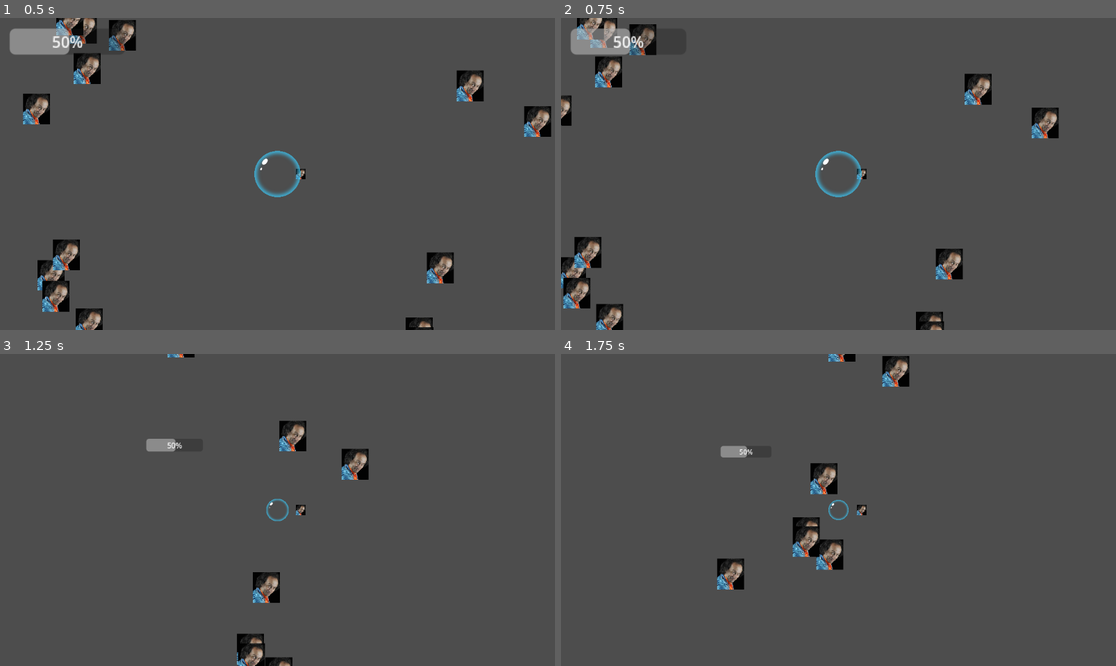
Above: before the commit, frames 1-4 (two rows, left to right).
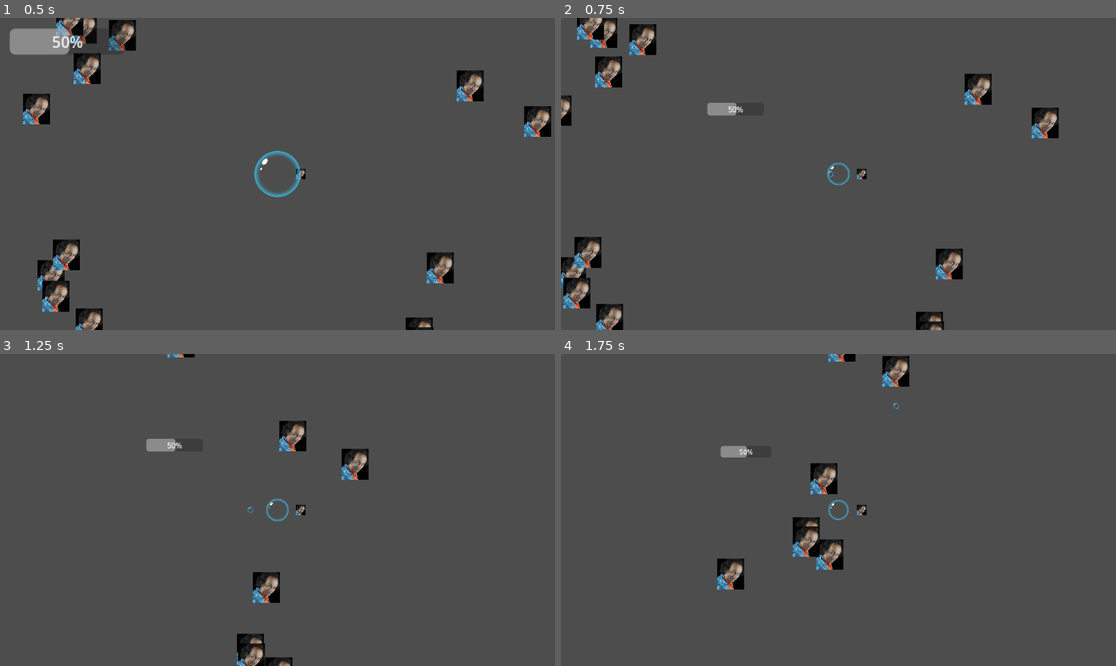
Above: after the commit, the same moments.

Repository: Zodayan/BubbleSurvivor
Game: Godot game, scene res://scenes/game.tscn
Same seed, same stepped clock (60 frames per second), same inputs: the game is played once before the commit and once after it.
Inputs (mouse positions are in pixels of both pictures, inside the frame that each line leads up to):
- Up to frame 1 (0.5 s): no input
- Up to frame 2 (0.75 s): move the mouse to (960, 158) at 0.52 s; press the mouse at (960, 158) at 0.53 s; hold Right (right) from 0.53 s (still down)
- Up to frame 3 (1.25 s): keep holding Right (right)
- Up to frame 4 (1.75 s): move the mouse to (727, 525) at 1.27 s; release Right (right) at 1.28 s; release the mouse at (727, 525) at 1.28 s; hold Down (down) from 1.28 s (still down); click (727, 525) at 1.35 s

Frame 1 is identical in both runs. In frame 2, 1.8% of the frame differs, in the area x 1-55%, y 3-58%; in frame 3, less than 0.1%; in frame 4, less than 0.1%.

Commit message:
Ca avance encore sur le projectiles

Diff:
--- a/bubblesurvior/scenes/projectile_simple.tscn
+++ b/bubblesurvior/scenes/projectile_simple.tscn
@@ -1,6 +1,6 @@
 [gd_scene load_steps=4 format=3 uid="uid://ckygifgyphed5"]
 
-[ext_resource type="Script" path="res://scenes/projectile_simple.gd" id="1_wqur2"]
+[ext_resource type="Script" path="res://scripts/projectiles/projectile_simple.gd" id="1_wqur2"]
 [ext_resource type="Texture2D" uid="uid://dtb45tpe78spr" path="res://assets/sprite/Coloured/16x16/bubble_3.png" id="2_hh6e7"]
 
 [sub_resource type="CircleShape2D" id="CircleShape2D_bsjtg"]
--- a/bubblesurvior/scripts/projectiles/projectile.gd
+++ b/bubblesurvior/scripts/projectiles/projectile.gd
@@ -1,16 +1,16 @@
 extends Area2D
 class_name Projectile
 
-var vitesse: float = 1
+var vitesse: float = 200
 var direction: Vector2 = Vector2(1, 0)
 var penetration: int = 1
 var arme_associee = Weapon
 
-func _on_body_enter(body: Node2D) -> void:
-
+func _on_area_entered(area: Area2D) -> void:
+	print("michel")
 	# Si on touche un ennemi, on lui inflige des dégats
-	if body.is_class("Enemy"):
-		var ennemi_touche: Enemy = body
+	if area.is_class("Enemy"):
+		var ennemi_touche: Enemy = area
 		ennemi_touche.deal_damage(arme_associee.degats)
 		penetration -= 1
 
@@ -18,3 +18,7 @@
 	#il est donc détruit
 	if penetration == 0:
 		queue_free()
+
+func _process(delta: float) -> void:
+	position.x += direction.x * delta * vitesse
+	position.y += direction.y * delta * vitesse
--- a/bubblesurvior/scripts/weapons/pistolet.gd
+++ b/bubblesurvior/scripts/weapons/pistolet.gd
@@ -5,4 +5,5 @@
 
 # A potentiellement toucher avec héritage
 func action_tirer() -> void:
-	print("action Tirer")
+	var level_manager: LevelManager = CustomSceneTree.getInstance()._levelManager
+	level_manager.addScene("res://scenes/projectile_simple.tscn")
--- a/bubblesurvior/scripts/weapons/weapon.gd
+++ b/bubblesurvior/scripts/weapons/weapon.gd
@@ -4,7 +4,7 @@
 var degats: float = 1
 var vitesse_tir: float = 1 # Nb de tirs/seconde
 var cout_tir: float = 1
-var timer_dernier_tir: float = 0
+var timer_dernier_tir: float = 1 / vitesse_tir
 
 func _process(delta: float) -> void:
 	var player: BubblePlayer = CustomSceneTree.getInstance()._playerManager.playerBody
Renamed: bubblesurvior/scenes/projectile_simple.gd -> bubblesurvior/scripts/projectiles/projectile_simple.gd
